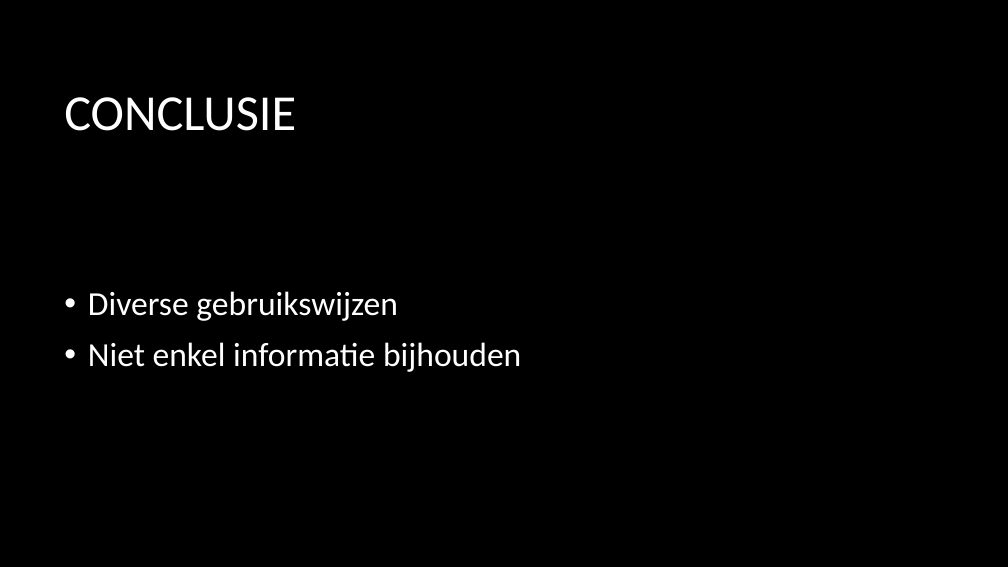
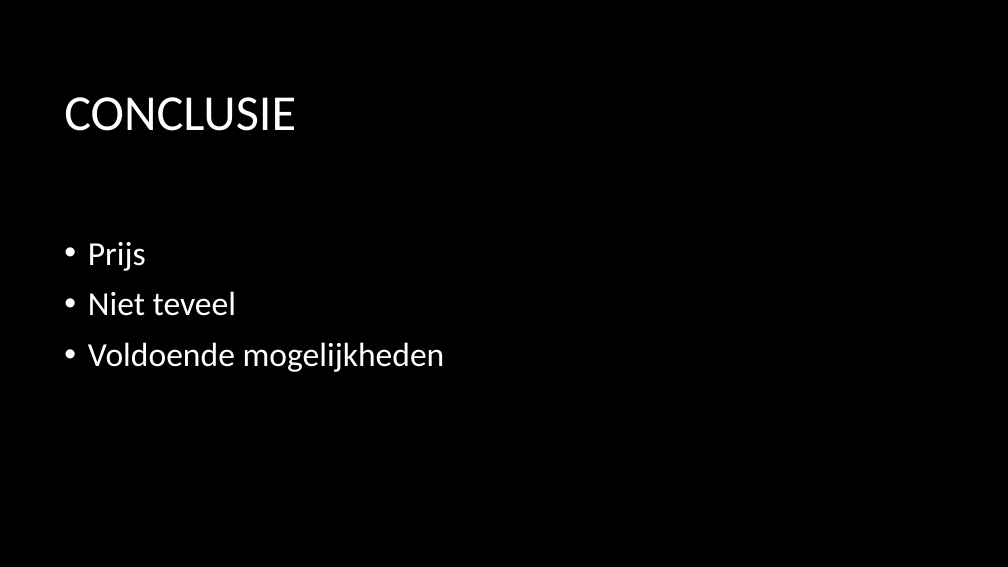
Before and after one commit to BasDM/PresentatiePM, a slide deck: slide 6 of Presentatie_powerpoint.pptx. Drawn at 1008x567 pixels with LibreOffice and Linux fonts; fonts in the diff are those of the drawing; background and template pictures are left out. Boxes give left, top, right and bottom in pixels: in the first picture for what was removed or moved away, otherwise in the second. Text is boxed around its words. In the diff, an @@ line names an element or a change of style, - is before the commit and + after.

```diff
--- a/Presentatie_powerpoint.pptx
+++ b/Presentatie_powerpoint.pptx
@@ text at [88, 242, 445, 372]: text changed @@
-• Diverse gebruikswijzen
-• Niet enkel informatie bijhouden
+• Prijs
+• Niet teveel
+• Voldoende mogelijkheden
```
Also in this commit, not shown: 3 other slides changed, 4 slides added, 3 slides removed, 1 other file.
